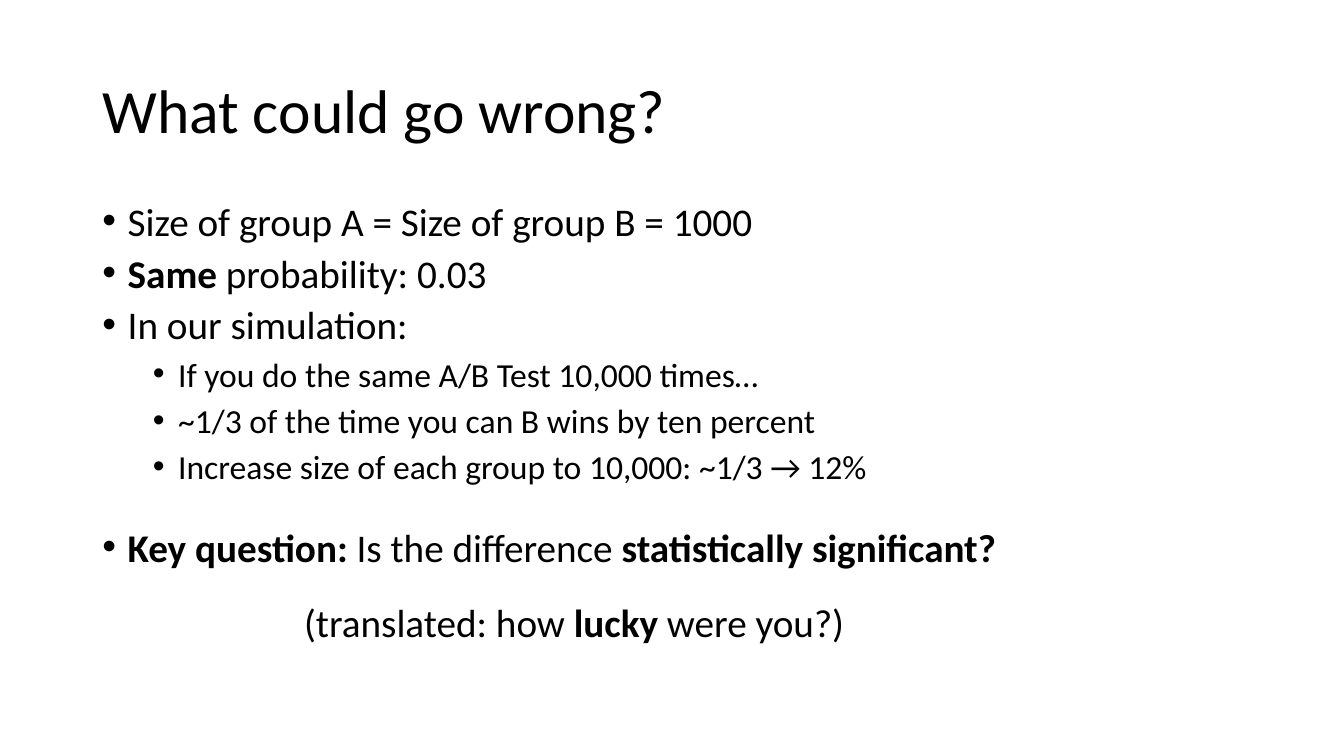
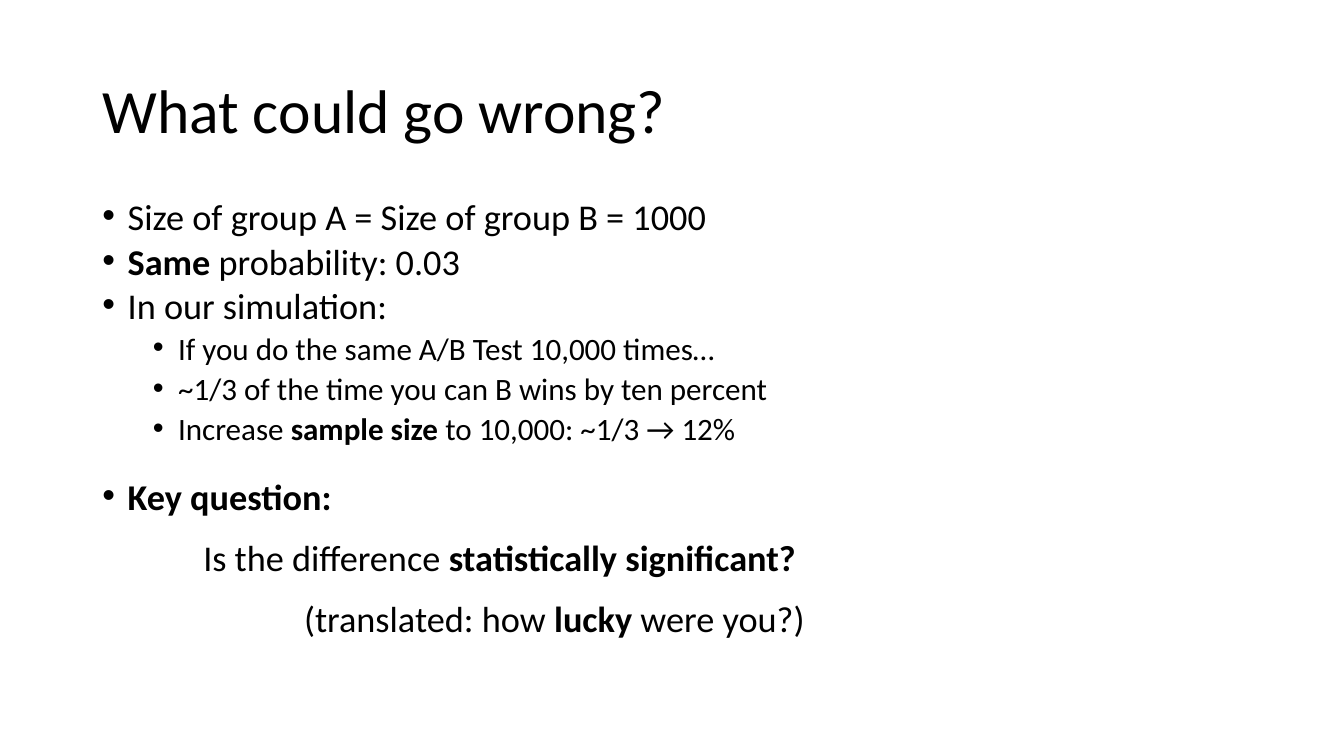
Before and after one commit to patng323/learn, a slide deck: slide 13 of FieldExperiments/AB Testing.pptx. Drawn at 1344x756 pixels with LibreOffice and Linux fonts; fonts in the diff are those of the drawing. Boxes give left, top, right and bottom in pixels: in the first picture for what was removed or moved away, otherwise in the second. Text is boxed around its words. In the diff, an @@ line names an element or a change of style, - is before the commit and + after.

```diff
--- a/FieldExperiments/AB Testing.pptx
+++ b/FieldExperiments/AB Testing.pptx
@@ text at (128,205,805,638): size 28 to 25.9 pt in "Size of group A = Size of ...", "Same probability: 0.03", "In our simulation:", "Key question: Is the difference statistically significant? ..."; size 24 to 22.2 pt in "If you do the same A/B Test ...", "~1/3 of the time you can B ..."; line spacing 0.8 to 0.7 @@
@@ text at (178,418,736,445): text changed; size 24 to 22.2 pt @@
-    • Increase size of each group to 10,000: ~1/3 → 12%
+    • Increase sample size to 10,000: ~1/3 → 12%
```
Also in this commit, not shown: 3 other slides changed, 1 slide added.
